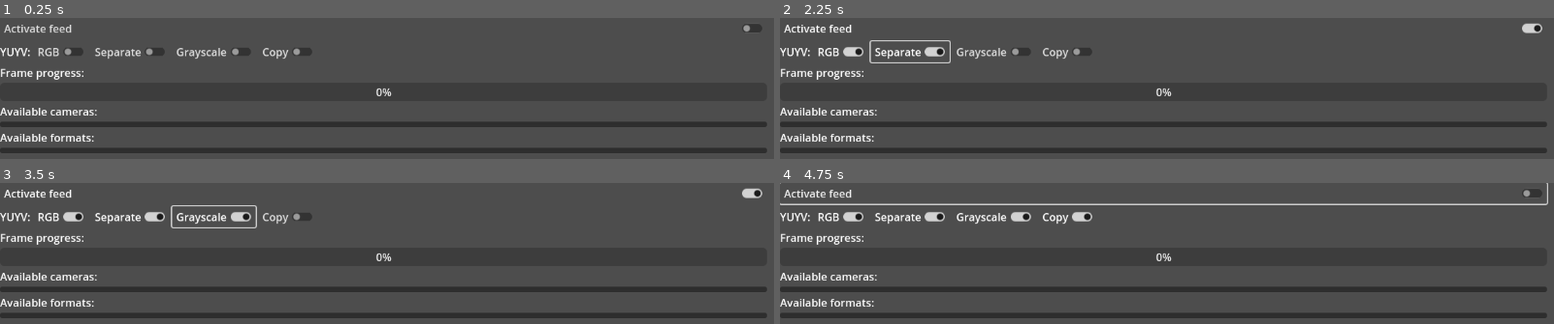
Above: before the commit, frames 1-4 (two rows, left to right).
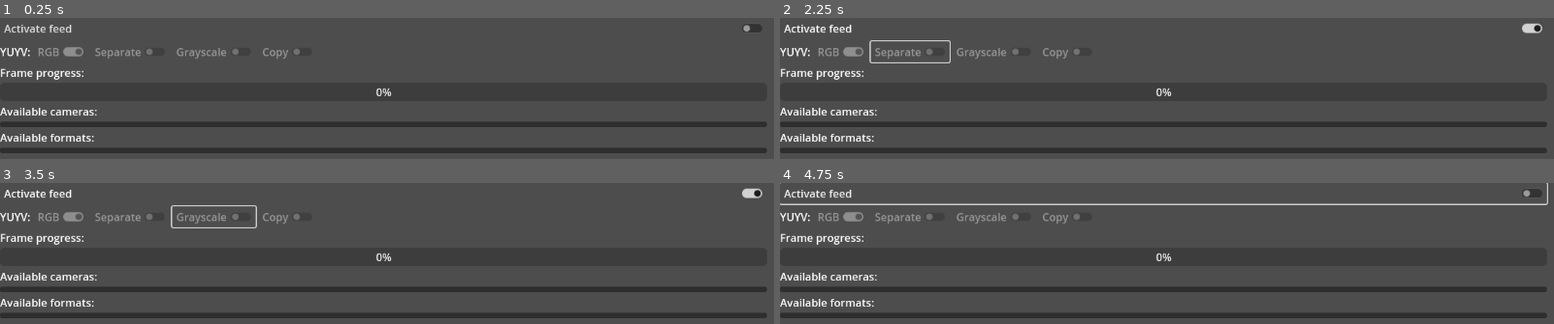
Above: after the commit, the same moments.

Repository: pkowal1982/CameraTest
Game: Godot game, scene res://CameraTest.tscn
Two runs of this game, one before a commit and one after it. Both use one fixed random seed, a clock stepped at 60 frames per second and the inputs below.
Inputs (mouse positions are in pixels of both pictures, inside the frame that each line leads up to):
- Up to frame 1 (0.25 s): no input
- Up to frame 2 (2.25 s): click "Activate feed" at 0.5 s; click (841, 51) at 1.25 s, where only the run before the commit has a clickable "RGB"; click (911, 51) at 2 s, where only the run before the commit has a clickable "Separate"
- Up to frame 3 (3.5 s): click (216, 216) at 2.75 s, where only the run before the commit has a clickable "Grayscale"
- Up to frame 4 (4.75 s): click (1066, 216) at 3.5 s, where only the run before the commit has a clickable "Copy"; click "Activate feed" at 4.25 s

The runs differ from the first frame. In frame 1, 0.8% of the frame differs, in the area x 5-39%, y 20-29%; in frame 2, 0.9%; in frame 3, 1.1%; in frame 4, 1.2%, in the area x 5-41%, y 20-29%.
Error before the commit: Parse Error: Cannot assign a new value to a constant. (res://CameraTest.gd:121)

Commit message:
Remove warnings, update icon

Diff:
--- a/CameraTest.gd
+++ b/CameraTest.gd
@@ -17,15 +17,15 @@
 func _ready() -> void:
 	assign_controls_to_variables()
 	update_cameras()
-	CameraServer.connect("camera_feed_added", self.camera_feed_added)
-	CameraServer.connect("camera_feed_removed", self.camera_feed_removed)
-	cameras.item_selected.connect(on_camera_selected)
-	formats.item_selected.connect(on_format_selected)
-	activate_feed.toggled.connect(on_activate_feed)
-	rgb.toggled.connect(on_yuyv_mode_changed)
-	separate.toggled.connect(on_yuyv_mode_changed)
-	grayscale.toggled.connect(on_yuyv_mode_changed)
-	copy.toggled.connect(on_yuyv_mode_changed)
+	var _ignore = CameraServer.connect("camera_feed_added", self.camera_feed_added)
+	_ignore = CameraServer.connect("camera_feed_removed", self.camera_feed_removed)
+	_ignore = cameras.item_selected.connect(on_camera_selected)
+	_ignore = formats.item_selected.connect(on_format_selected)
+	_ignore = activate_feed.toggled.connect(on_activate_feed)
+	_ignore = rgb.toggled.connect(on_yuyv_mode_changed)
+	_ignore = separate.toggled.connect(on_yuyv_mode_changed)
+	_ignore = grayscale.toggled.connect(on_yuyv_mode_changed)
+	_ignore = copy.toggled.connect(on_yuyv_mode_changed)
 	var button_group := ButtonGroup.new()
 	for button in yuyv_modes:
 		button.button_group = button_group
@@ -64,7 +64,7 @@
 	formats.clear()
 	for index in range(0, CameraServer.get_feed_count()):
 		var camera_feed := CameraServer.get_feed(index)
-		cameras.add_item(camera_feed.get_name())
+		var _ignore = cameras.add_item(camera_feed.get_name())
 
 
 func on_camera_selected(index: int) -> void:
@@ -74,8 +74,8 @@
 		selected_camera_feed.format_changed.disconnect(on_format_changed)
 		selected_camera_feed.frame_changed.disconnect(on_frame_changed)
 	selected_camera_feed = CameraServer.get_feed(index)
-	selected_camera_feed.format_changed.connect(on_format_changed)
-	selected_camera_feed.frame_changed.connect(on_frame_changed)
+	var _ignore = selected_camera_feed.format_changed.connect(on_format_changed)
+	_ignore = selected_camera_feed.frame_changed.connect(on_frame_changed)
 	camera_texture.set_camera_feed_id(selected_camera_feed.get_id())
 	update_formats()
 
@@ -87,7 +87,7 @@
 		var fps = str(d["frame_denominator"]) if d["frame_numerator"] == 1 else str(d["frame_denominator"], "/", d["frame_numerator"])
 		if d["frame_numerator"] < 0:
 			fps = "??"
-		formats.add_item("%d: %s %dx%d@%sfps" % [format_index, d["format"], d["width"], d["height"], fps])
+		var _ignore = formats.add_item("%d: %s %dx%d@%sfps" % [format_index, d["format"], d["width"], d["height"], fps])
 		format_index += 1
 	activate_feed.disabled = true
 	for button in yuyv_modes:
@@ -103,7 +103,7 @@
 
 
 func on_format_selected(index: int) -> void:
-	var feed_active = activate_feed.pressed
+	var feed_active = activate_feed.is_pressed()
 	deactivate_selected_camera_feed()
 	var parameters := {}
 	if separate.pressed:
@@ -113,12 +113,12 @@
 	if copy.pressed:
 		parameters = {"output": "copy"}
 	if selected_camera_feed:
-		selected_camera_feed.set_format(index, parameters)
+		var _ignore = selected_camera_feed.set_format(index, parameters)
 	activate_feed.disabled = false
 	for button in yuyv_modes:
 		button.disabled = false
 	if feed_active:
-		activate_feed.pressed = true
+		activate_feed.button_pressed = true
 
 
 func on_yuyv_mode_changed(_unused: bool) -> void:
@@ -133,6 +133,6 @@
 	update_cameras()
 
 func deactivate_selected_camera_feed() -> void:
-	activate_feed.pressed = false
+	activate_feed.button_pressed = false
 	frame_index = 0
 	frame_progress.value = 0
--- a/CameraTest.tscn
+++ b/CameraTest.tscn
@@ -6,112 +6,120 @@
 camera_feed_id = 1
 
 [node name="CameraTest" type="HSplitContainer"]
+anchors_preset = 15
 anchor_right = 1.0
 anchor_bottom = 1.0
-script = ExtResource( "1_ael7a" )
-__meta__ = {
-"_edit_use_anchors_": false
-}
+grow_horizontal = 2
+grow_vertical = 2
+script = ExtResource("1_ael7a")
 
 [node name="Rows" type="VBoxContainer" parent="."]
-offset_right = 1268.0
-offset_bottom = 960.0
+layout_mode = 2
+offset_right = 1140.0
+offset_bottom = 648.0
 size_flags_horizontal = 3
-__meta__ = {
-"_edit_use_anchors_": false
-}
 
 [node name="ActivateFeed" type="CheckButton" parent="Rows"]
-offset_right = 1268.0
-offset_bottom = 40.0
+layout_mode = 2
+offset_right = 1140.0
+offset_bottom = 31.0
 text = "Activate feed"
 
 [node name="Columns" type="HBoxContainer" parent="Rows"]
-offset_top = 44.0
-offset_right = 1268.0
-offset_bottom = 84.0
+layout_mode = 2
+offset_top = 35.0
+offset_right = 1140.0
+offset_bottom = 66.0
 
 [node name="YUYV" type="Label" parent="Rows/Columns"]
-offset_top = 7.0
-offset_right = 44.0
-offset_bottom = 33.0
+layout_mode = 2
+offset_top = 2.0
+offset_right = 46.0
+offset_bottom = 28.0
 text = "YUYV:"
 
 [node name="RGB" type="CheckButton" parent="Rows/Columns"]
-offset_left = 48.0
-offset_right = 161.0
-offset_bottom = 40.0
+layout_mode = 2
+offset_left = 50.0
+offset_right = 131.0
+offset_bottom = 31.0
 text = "RGB"
 
 [node name="Separate" type="CheckButton" parent="Rows/Columns"]
-offset_left = 165.0
-offset_right = 313.0
-offset_bottom = 40.0
+layout_mode = 2
+offset_left = 135.0
+offset_right = 252.0
+offset_bottom = 31.0
 text = "Separate"
 
 [node name="Grayscale" type="CheckButton" parent="Rows/Columns"]
-offset_left = 317.0
-offset_right = 472.0
-offset_bottom = 40.0
+layout_mode = 2
+offset_left = 256.0
+offset_right = 380.0
+offset_bottom = 31.0
 text = "Grayscale"
 
 [node name="Copy" type="CheckButton" parent="Rows/Columns"]
-offset_left = 476.0
-offset_right = 595.0
-offset_bottom = 40.0
+layout_mode = 2
+offset_left = 384.0
+offset_right = 471.0
+offset_bottom = 31.0
 text = "Copy"
 
 [node name="FrameProgressLabel" type="Label" parent="Rows"]
-offset_top = 88.0
-offset_right = 1268.0
-offset_bottom = 114.0
+layout_mode = 2
+offset_top = 70.0
+offset_right = 1140.0
+offset_bottom = 96.0
 text = "Frame progress:"
 
 [node name="FrameProgress" type="ProgressBar" parent="Rows"]
-offset_top = 118.0
-offset_right = 1268.0
-offset_bottom = 134.0
-rect_min_size = Vector2(0, 16)
+layout_mode = 2
+offset_top = 100.0
+offset_right = 1140.0
+offset_bottom = 127.0
 step = 1.0
 allow_greater = true
-percent_visible = false
 
 [node name="CamerasLabel" type="Label" parent="Rows"]
-offset_top = 138.0
-offset_right = 1268.0
-offset_bottom = 164.0
+layout_mode = 2
+offset_top = 131.0
+offset_right = 1140.0
+offset_bottom = 157.0
 text = "Available cameras:"
 
 [node name="Cameras" type="ItemList" parent="Rows"]
-offset_top = 168.0
-offset_right = 1268.0
-offset_bottom = 177.0
+layout_mode = 2
+offset_top = 161.0
+offset_right = 1140.0
+offset_bottom = 169.0
 auto_height = true
 
 [node name="FormatsLabel" type="Label" parent="Rows"]
-offset_top = 181.0
-offset_right = 1268.0
-offset_bottom = 207.0
+layout_mode = 2
+offset_top = 173.0
+offset_right = 1140.0
+offset_bottom = 199.0
 text = "Available formats:"
 
 [node name="ScrollContainer" type="ScrollContainer" parent="Rows"]
-offset_top = 211.0
-offset_right = 1268.0
-offset_bottom = 960.0
+layout_mode = 2
+offset_top = 203.0
+offset_right = 1140.0
+offset_bottom = 648.0
 size_flags_vertical = 3
 
 [node name="Formats" type="ItemList" parent="Rows/ScrollContainer"]
-offset_right = 1268.0
-offset_bottom = 9.0
+layout_mode = 2
+offset_right = 1140.0
+offset_bottom = 8.0
 size_flags_horizontal = 3
 auto_height = true
 
 [node name="CameraRect" type="TextureRect" parent="."]
-offset_left = 1280.0
-offset_right = 1280.0
-offset_bottom = 960.0
-texture = SubResource( "CameraTexture_nl3vh" )
+layout_mode = 2
+offset_left = 1152.0
+offset_right = 1152.0
+offset_bottom = 648.0
+texture = SubResource("CameraTexture_nl3vh")
 stretch_mode = 3
-__meta__ = {
-"_edit_use_anchors_": false
-}
--- /dev/null
+++ b/icon.svg
@@ -0,0 +1,78 @@
+<?xml version="1.0" encoding="UTF-8" standalone="no"?>
+<!-- Created with Inkscape (http://www.inkscape.org/) -->
+
+<svg
+   width="128"
+   height="128"
+   viewBox="0 0 33.866666 33.866668"
+   version="1.1"
+   id="svg5"
+   inkscape:version="1.1.2 (0a00cf5339, 2022-02-04)"
+   sodipodi:docname="icon.svg"
+   xmlns:inkscape="http://www.inkscape.org/namespaces/inkscape"
+   xmlns:sodipodi="http://sodipodi.sourceforge.net/DTD/sodipodi-0.dtd"
+   xmlns="http://www.w3.org/2000/svg"
+   xmlns:svg="http://www.w3.org/2000/svg">
+  <sodipodi:namedview
+     id="namedview7"
+     pagecolor="#ffffff"
+     bordercolor="#000000"
+     borderopacity="0.25"
+     inkscape:pageshadow="2"
+     inkscape:pageopacity="0.0"
+     inkscape:pagecheckerboard="0"
+     inkscape:document-units="mm"
+     showgrid="false"
+     units="px"
+     width="128px"
+     inkscape:zoom="1"
+     inkscape:cx="66"
+     inkscape:cy="64.5"
+     inkscape:window-width="2560"
+     inkscape:window-height="1355"
+     inkscape:window-x="0"
+     inkscape:window-y="24"
+     inkscape:window-maximized="1"
+     inkscape:current-layer="layer1" />
+  <defs
+     id="defs2" />
+  <g
+     inkscape:label="Warstwa 1"
+     inkscape:groupmode="layer"
+     id="layer1">
+    <g
+       id="g18401"
+       transform="translate(0,1.0583331)">
+      <rect
+         style="fill:#ffffff;stroke:#000000;stroke-width:2.11667;stroke-linecap:round;stroke-linejoin:round;stroke-opacity:1"
+         id="rect870"
+         width="25.4"
+         height="4.2333302"
+         x="4.2333336"
+         y="25.400002"
+         rx="2.1166666"
+         ry="2.1166666" />
+      <circle
+         style="fill:#ffffff;stroke:#000000;stroke-width:2.11667;stroke-linecap:round;stroke-linejoin:round;stroke-miterlimit:4;stroke-dasharray:none;stroke-opacity:1"
+         id="path846"
+         cx="16.933332"
+         cy="13.758334"
+         r="11.641665" />
+      <ellipse
+         style="fill:#ff0000;stroke:#000000;stroke-width:2.11668;stroke-linecap:round;stroke-linejoin:round"
+         id="path894"
+         cx="16.933332"
+         cy="-13.758334"
+         rx="5.2916651"
+         ry="5.2916603"
+         transform="scale(1,-1)" />
+      <circle
+         style="fill:#ffffff;fill-opacity:1;stroke:none;stroke-width:2.11667;stroke-linecap:round;stroke-linejoin:round;stroke-opacity:1"
+         id="path12356"
+         cx="19.572893"
+         cy="-12.251187"
+         transform="scale(1,-1)"
+         r="1.5875" />
+    </g>
+  </g>
+</svg>
--- a/project.godot
+++ b/project.godot
@@ -12,8 +12,8 @@
 
 config/name="Camera Test"
 run/main_scene="res://CameraTest.tscn"
-config/icon="res://icon.png"
 config/features=PackedStringArray("4.0")
+config/icon="res://icon.svg"
 
 [display]
 
Binary file removed: icon.png
Not shown, changed: icon.svg.import
Not shown, added: .gitignore
